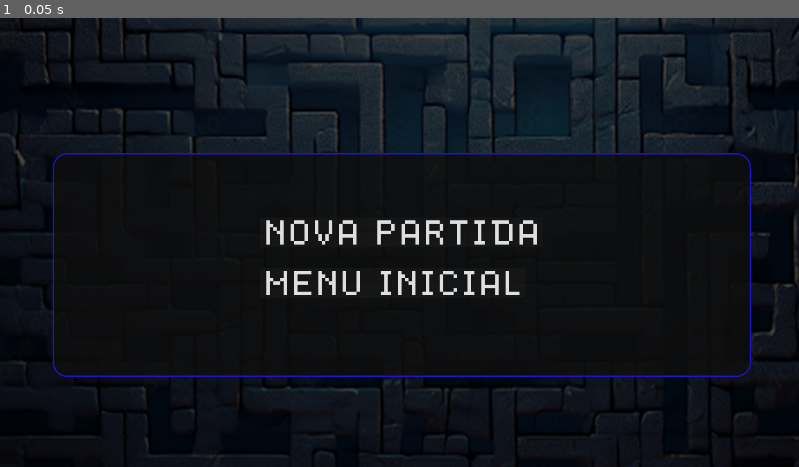
Above: before the commit, frame 1.
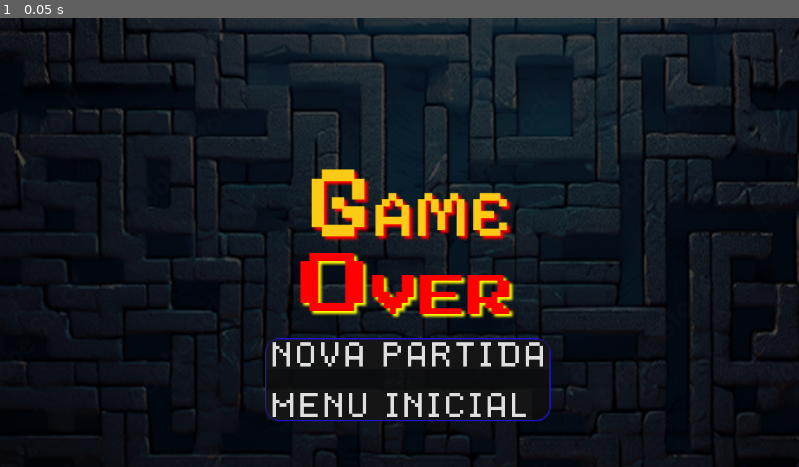
Above: after the commit, the same moment.

Repository: Gabriel-J-code/Splash-Buum
Game: Godot game, scene res://cenaFinal.tscn
The game is run twice, just before and just after one commit, with the same random seed, the same clock (stepped at 60 frames per second) and the same inputs. This scene is started directly instead of the project's main scene.
Inputs:
- Up to frame 1 (0.05 s): no input

The runs differ from the first frame. In frame 1, 11% of the frame differs, in the area x 6-100%, y 0-98%.

Commit message:
feat/tela-fim:update tela de fim

Diff:
--- a/cenaFinal.tscn
+++ b/cenaFinal.tscn
@@ -1,6 +1,7 @@
-[gd_scene load_steps=7 format=3 uid="uid://g6bxy6mbfxwy"]
+[gd_scene load_steps=8 format=3 uid="uid://g6bxy6mbfxwy"]
 
 [ext_resource type="FontFile" uid="uid://camj50so6lay8" path="res://Fontes/dogicapixel.ttf" id="1_s6mkf"]
+[ext_resource type="Texture2D" uid="uid://bejr6g143fprc" path="res://Frame 72.png" id="2_pyqaf"]
 [ext_resource type="Texture2D" uid="uid://bma73fm2cmqbv" path="res://Elementos/Fundo do cenario.png" id="2_w7fre"]
 
 [sub_resource type="CanvasItemMaterial" id="CanvasItemMaterial_rcp88"]
@@ -34,55 +35,6 @@
 offset_right = 40.0
 offset_bottom = 40.0
 
-[node name="PanelContainer" type="PanelContainer" parent="."]
-process_mode = 2
-z_index = 5
-y_sort_enabled = true
-texture_filter = 2
-material = SubResource("CanvasItemMaterial_rcp88")
-use_parent_material = true
-clip_contents = true
-layout_mode = 0
-offset_left = 76.0
-offset_top = 195.0
-offset_right = 1083.0
-offset_bottom = 518.0
-tooltip_auto_translate_mode = 1
-mouse_filter = 1
-theme_override_styles/panel = SubResource("StyleBoxFlat_5hlxi")
-
-[node name="MarginContainer" type="MarginContainer" parent="PanelContainer"]
-clip_contents = true
-layout_mode = 2
-theme = SubResource("Theme_7rffl")
-theme_override_constants/margin_left = 30
-theme_override_constants/margin_top = 30
-theme_override_constants/margin_right = 30
-theme_override_constants/margin_bottom = 50
-
-[node name="VBoxContainer" type="VBoxContainer" parent="PanelContainer/MarginContainer"]
-clip_contents = true
-layout_mode = 2
-size_flags_horizontal = 4
-size_flags_vertical = 4
-size_flags_stretch_ratio = 5.0
-theme = SubResource("Theme_rj47k")
-theme_override_constants/separation = 30
-
-[node name="BtnNovaPartida" type="Button" parent="PanelContainer/MarginContainer/VBoxContainer"]
-layout_mode = 2
-size_flags_horizontal = 0
-theme_override_fonts/font = ExtResource("1_s6mkf")
-theme_override_font_sizes/font_size = 40
-text = "NOVA PARTIDA"
-
-[node name="BtnMenuInicial" type="Button" parent="PanelContainer/MarginContainer/VBoxContainer"]
-layout_mode = 2
-size_flags_horizontal = 0
-theme_override_fonts/font = ExtResource("1_s6mkf")
-theme_override_font_sizes/font_size = 40
-text = "MENU INICIAL"
-
 [node name="planoFundo" type="TextureRect" parent="."]
 modulate = Color(0.3, 0.3, 0.3, 1)
 layout_mode = 1
@@ -97,5 +49,58 @@
 offset_bottom = 238.28
 grow_horizontal = 2
 grow_vertical = 2
-scale = Vector2(1.15181, 1.36685)
+scale = Vector2(1.1556375, 1.36685)
 texture = ExtResource("2_w7fre")
+
+[node name="VBoxContainer" type="VBoxContainer" parent="."]
+layout_mode = 0
+offset_left = 382.0
+offset_top = 175.0
+offset_right = 794.0
+offset_bottom = 582.0
+
+[node name="TextureRect" type="TextureRect" parent="VBoxContainer"]
+layout_mode = 2
+texture = ExtResource("2_pyqaf")
+
+[node name="PanelContainer" type="PanelContainer" parent="VBoxContainer"]
+process_mode = 2
+z_index = 5
+y_sort_enabled = true
+texture_filter = 2
+material = SubResource("CanvasItemMaterial_rcp88")
+use_parent_material = true
+clip_contents = true
+layout_direction = 1
+layout_mode = 2
+tooltip_auto_translate_mode = 1
+mouse_filter = 1
+theme_override_styles/panel = SubResource("StyleBoxFlat_5hlxi")
+
+[node name="MarginContainer" type="MarginContainer" parent="VBoxContainer/PanelContainer"]
+clip_contents = true
+layout_mode = 2
+theme = SubResource("Theme_7rffl")
+
+[node name="VBoxContainer" type="VBoxContainer" parent="VBoxContainer/PanelContainer/MarginContainer"]
+clip_contents = true
+layout_mode = 2
+size_flags_horizontal = 4
+size_flags_vertical = 4
+size_flags_stretch_ratio = 5.0
+theme = SubResource("Theme_rj47k")
+theme_override_constants/separation = 30
+
+[node name="BtnNovaPartida" type="Button" parent="VBoxContainer/PanelContainer/MarginContainer/VBoxContainer"]
+layout_mode = 2
+size_flags_horizontal = 0
+theme_override_fonts/font = ExtResource("1_s6mkf")
+theme_override_font_sizes/font_size = 40
+text = "NOVA PARTIDA"
+
+[node name="BtnMenuInicial" type="Button" parent="VBoxContainer/PanelContainer/MarginContainer/VBoxContainer"]
+layout_mode = 2
+size_flags_horizontal = 0
+theme_override_fonts/font = ExtResource("1_s6mkf")
+theme_override_font_sizes/font_size = 40
+text = "MENU INICIAL"
